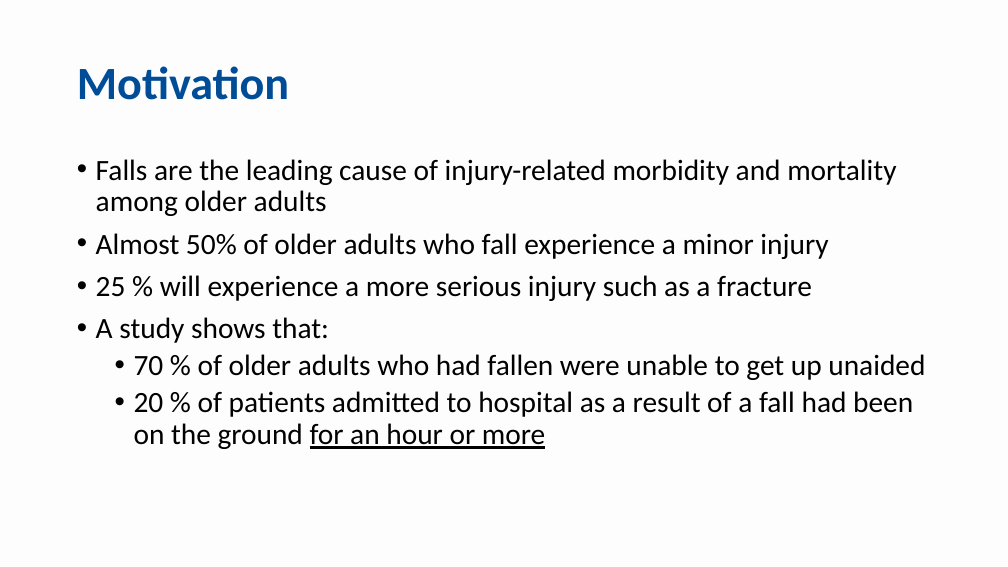
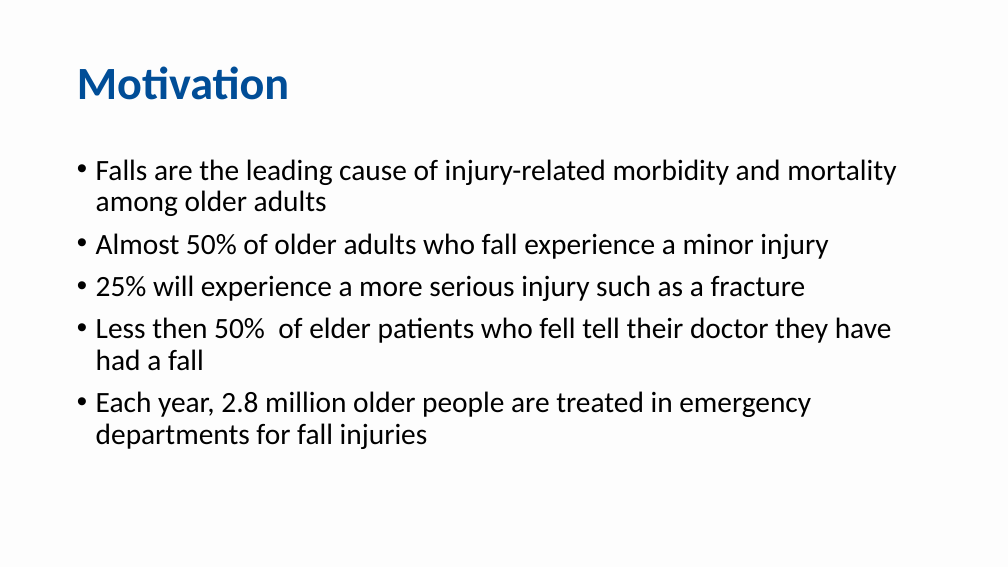
Before and after one commit to mdrmuhaimin/BigData2, a slide deck: slide 2 of docs/FallDetection.pptx. Drawn at 1008x567 pixels with LibreOffice and Linux fonts; fonts in the diff are those of the drawing. Boxes give left, top, right and bottom in pixels: in the first picture for what was removed or moved away, otherwise in the second. Text is boxed around its words. In the diff, an @@ line names an element or a change of style, - is before the commit and + after.

Commit message:
final version of presentation

```diff
--- a/docs/FallDetection.pptx
+++ b/docs/FallDetection.pptx
@@ text at [96,275,892,449]: text changed @@
-• 25 % will experience a more serious injury such as a fracture
-• A study shows that:
-  • 70 % of older adults who had fallen were unable to get up unaided
-  • 20 % of patients admitted to hospital as a result of a fall had been on the ground for an hour or more
+• 25% will experience a more serious injury such as a fracture
+• Less then 50% of elder patients who fell tell their doctor they have had a fall
+• Each year, 2.8 million older people are treated in emergency departments for fall injuries
```
